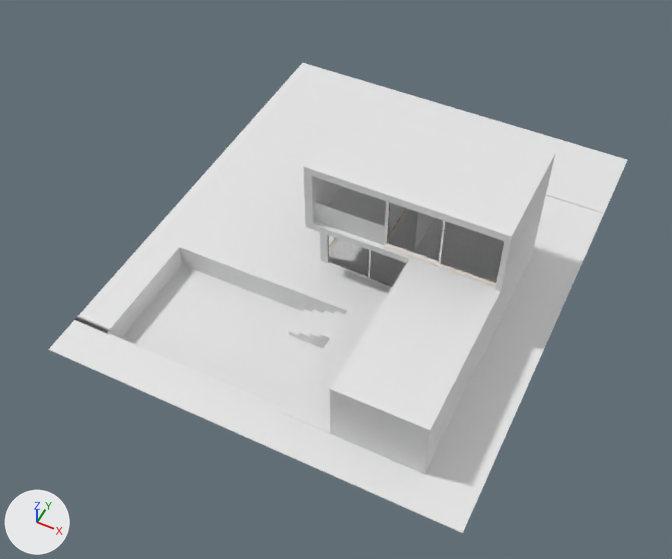
One commit to the Blender file Custom Blend Files/house.blend: the scene before it, then after it.
Rendered twice from a camera (50 mm lens) standing at (9.3, -27.8, 31.1) and looking at (-3.0, -3.2, 0.3). Arrows for +X, +Y and +Z are at lower left; the lights stay in place.

The first picture shows 'Cube.001', 'Cube.002', 'Grass', 'Plane', 'Pool and Walks', 'Pool and Walks.001', 'Walks', 'Window', 'Window.002'.
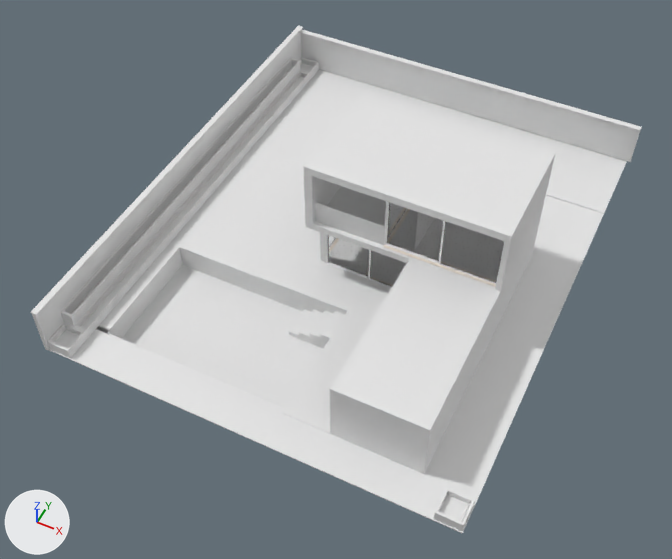
What changed in the scene script:
```text
Add me_cube_010:
    me_cube_010.from_pydata(...)  # 16 vertices, 14 faces; spans x -1.0..1.55, y -1.0..1.0, z -1.0..-0.5
Add me_cube_009:
    me_cube_009.from_pydata(...)  # 16 vertices, 14 faces; spans x -1.0..1.0, y -34.1..1.0, z -1.0..-0.5
Add me_cube_008:
    me_cube_008.from_pydata(...)  # 16 vertices, 14 faces; spans x -1.0..1.44, y -1.0..1.0, z -1.0..-0.49
Add me_cube_007:
    me_cube_007.from_pydata(...)  # 16 vertices, 14 faces; spans x -1.0..1.0, y -34.1..1.0, z -1.0..0.1
Add me_cube_006:
    me_cube_006.from_pydata(...)  # 16 vertices, 14 faces; spans x -1.0..1.43, y -1.0..1.0, z -1.0..-0.5
Add me_cube_005:
    me_cube_005.from_pydata(...)  # 16 vertices, 14 faces; spans x -1.0..1.0, y -1.48..1.48, z -1.0..1.08
Add me_cube_003:
    me_cube_003.from_pydata(...)  # 16 vertices, 14 faces; spans x -1.0..1.0, y -1.48..1.48, z -1.0..1.08
Add ob_cube_009:
    ob_cube_009 = bpy.data.objects.new('Cube.009', me_cube_010)
    ob_cube_009.location = (5.72, -11.25, 1.03)
    ob_cube_009.scale = (0.437, -0.575, 1.0)
Add ob_cube_008:
    ob_cube_008 = bpy.data.objects.new('Cube.008', me_cube_009)
    ob_cube_008.location = (-11.26, -10.1, 1.03)
    ob_cube_008.scale = (0.27, -0.575, 1.0)
Add ob_cube_007:
    ob_cube_007 = bpy.data.objects.new('Cube.007', me_cube_008)
    ob_cube_007.location = (-11.62, 10.08, 1.03)
    ob_cube_007.scale = (0.437, -0.575, 1.0)
Add ob_cube_006:
    ob_cube_006 = bpy.data.objects.new('Cube.006', me_cube_007)
    ob_cube_006.location = (-11.8, -10.1, 1.06)
    ob_cube_006.scale = (0.27, -0.575, 1.0)
Add ob_cube_005:
    ob_cube_005 = bpy.data.objects.new('Cube.005', me_cube_006)
    ob_cube_005.location = (-11.62, -11.25, 1.04)
    ob_cube_005.scale = (0.437, -0.575, 1.0)
Add ob_cube_004:
    ob_cube_004 = bpy.data.objects.new('Cube.004', me_cube_005)
    ob_cube_004.location = (-12.18, -0.47, 1.13)
    ob_cube_004.rotation_euler = (0.0, 0.0, 1.571)  # degrees (0, 0, 90)
    ob_cube_004.scale = (11.3, 0.1, 1.14)
Add ob_cube_003:
    ob_cube_003 = bpy.data.objects.new('Cube.003', me_cube_003)
    ob_cube_003.location = (-2.74, 10.78, 1.07)
    ob_cube_003.scale = (9.34, 0.1, 1.0)
```

Location of each change, (x1, y1, x2, y2) in pixels of the pictures (672 x 559 px):
'Cube.003', added
    after: (300, 30, 641, 162)
'Cube.004', added
    after: (31, 26, 303, 350)
'Cube.006', added
    after: (61, 58, 300, 327)
'Cube.008', added
    after: (75, 71, 309, 339)
'Cube.009', added
    after: (434, 487, 475, 532)
'Cube.005', added
    after: (47, 323, 87, 358)
'Cube.007', added
    after: (299, 57, 319, 81)
